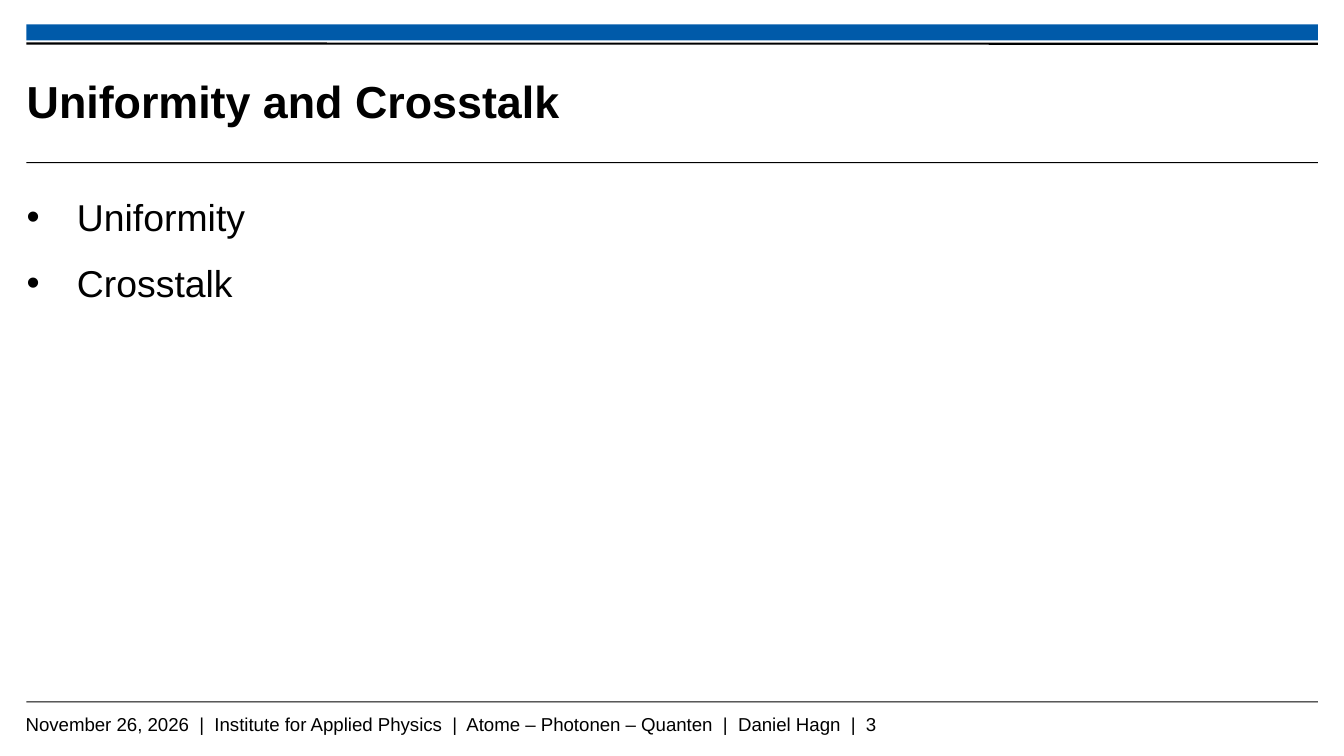
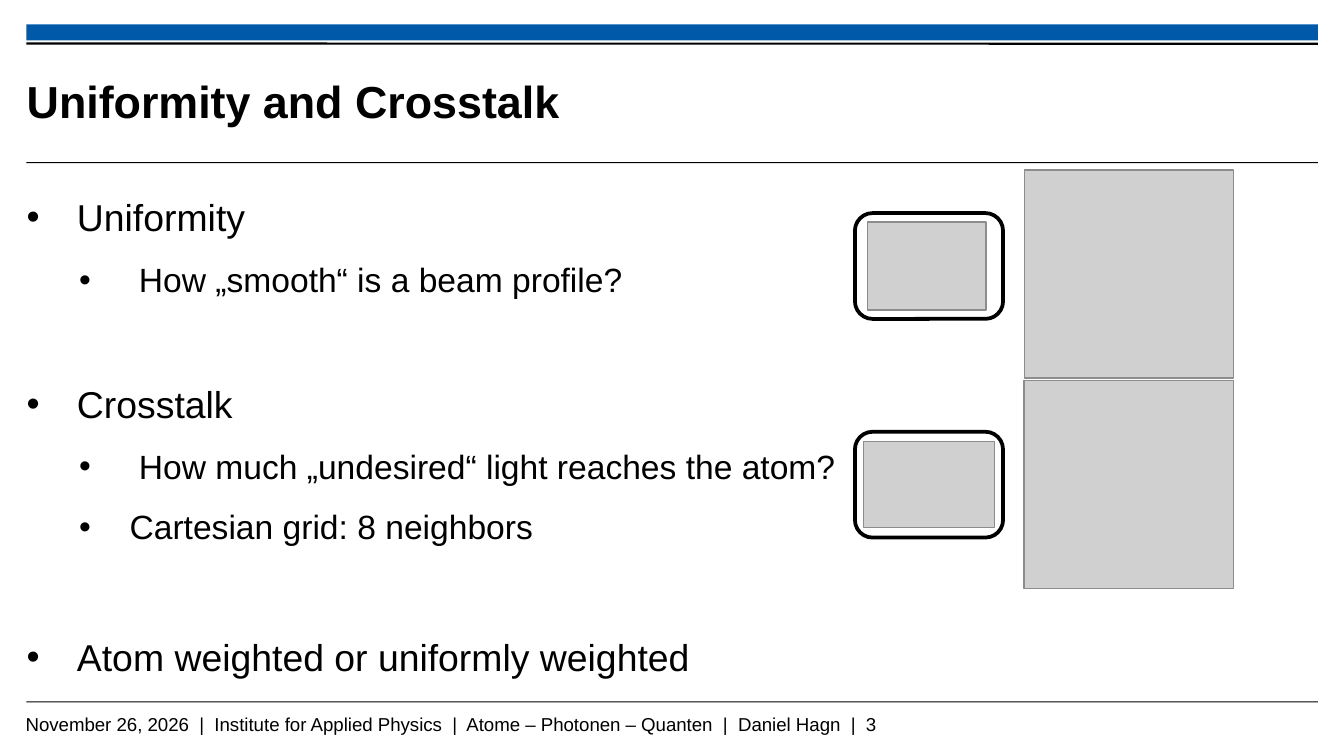
Before and after one commit to Daniel-Hagn-physik/Masterthesis_Backup, a slide deck: slide 3 of Hagn_Daniel_Mastervortrag.pptx. Drawn at 1344x756 pixels with LibreOffice and Linux fonts; fonts in the diff are those of the drawing; grey boxes stand for pictures; background and template pictures are left out. Boxes give left, top, right and bottom in pixels: in the first picture for what was removed or moved away, otherwise in the second. Text is boxed around its words. In the diff, an @@ line names an element or a change of style, - is before the commit and + after.

```diff
--- a/Hagn_Daniel_Mastervortrag.pptx
+++ b/Hagn_Daniel_Mastervortrag.pptx
@@ picture added at (x1=1024, y1=169, x2=1232, y2=378) @@
@@ rounded rectangle added at (x1=855, y1=214, x2=1003, y2=320), fill #FFFFFF, outline #000000 2 pt @@
@@ picture added at (x1=867, y1=222, x2=985, y2=309) @@
@@ text at (x1=139, y1=267, x2=622, y2=298): paragraph added @@
+    • How „smooth“ is a beam profile?
@@ picture added at (x1=1024, y1=380, x2=1234, y2=589) @@
@@ rounded rectangle added at (x1=855, y1=431, x2=1003, y2=538), fill #FFFFFF, outline #000000 2 pt @@
@@ picture added at (x1=864, y1=442, x2=995, y2=528) @@
@@ text at (x1=77, y1=454, x2=835, y2=679): paragraphs added @@
+    • How much „undesired“ light reaches the atom?
+    • Cartesian grid: 8 neighbors
+  • Atom weighted or uniformly weighted
```
Also in this commit, not shown: 5 other slides changed, 1 slide removed.
